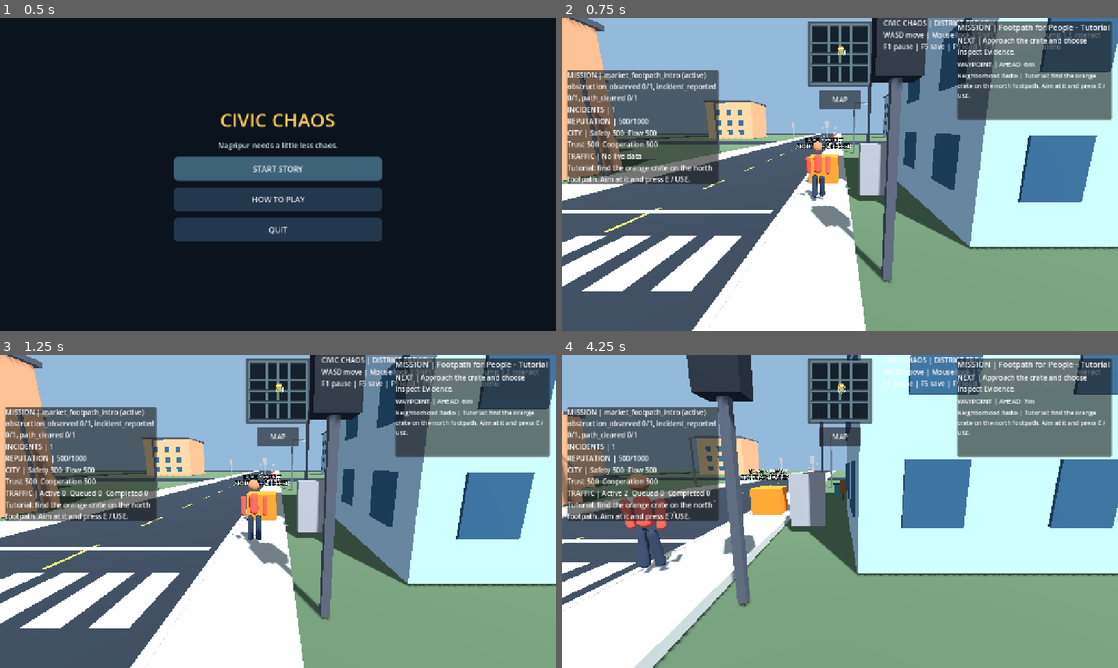
Above: before the commit, frames 1-4 (two rows, left to right).
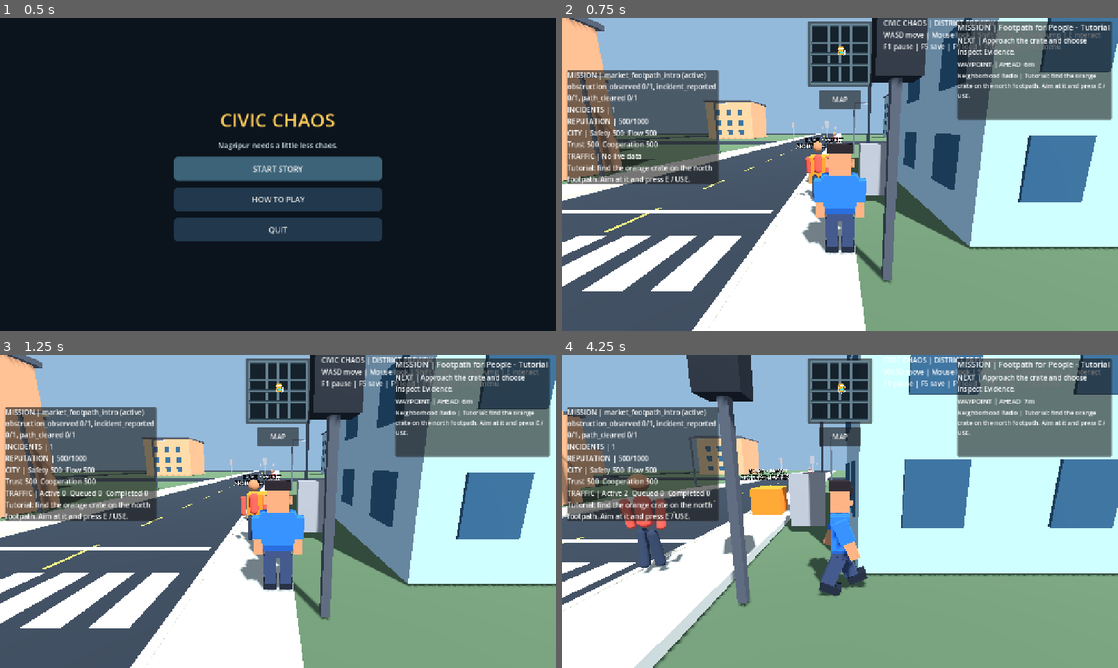
Above: after the commit, the same moments.

Repository: gauravprajapat-23/civic-chaos
Game: Godot game, scene res://scenes/core/menu.tscn
Two runs of this game, one before a commit and one after it. Both use one fixed random seed, a clock stepped at 60 frames per second and the inputs below.
Inputs (mouse positions are in pixels of both pictures, inside the frame that each line leads up to):
- Up to frame 1 (0.5 s): no input
- Up to frame 2 (0.75 s): click "START STORY" at 0.5 s
- Up to frame 3 (1.25 s): no input
- Up to frame 4 (4.25 s): click "MAP" at 1.25 s; move the mouse to (962, 495) at 2.02 s; hold D (move_right) 2.03-2.75 s; hold E (interact) 2.03-2.75 s; click (962, 495) at 2.17 s; drag from (728, 527) to (812, 574) at 2.77 s; move the mouse to (895, 442) at 3.52 s; hold D (move_right) from 3.53 s (still down); tap M at 3.6 s

Frame 1 is identical in both runs. In frame 2, 2.6% of the frame differs, in the area x 43-55%, y 40-76%; in frame 3, 2.6%; in frame 4, 2.0%.

Commit message:
feat(art): build improved player character on legacy animation pivots [skip ci]

Diff:
--- a/scripts/player/player_controller.gd
+++ b/scripts/player/player_controller.gd
@@ -14,6 +14,7 @@
 @export var interaction_distance: float = 3.0
 @export var fall_recovery_height: float = -8.0
 
+const CharacterArt = preload("res://scripts/rendering/low_poly_character.gd")
 const INTERACTION_COLLISION_MASK: int = 1 | 16 # Static world targets + nonblocking civic report posts.
 
 var _safe_spawn: Vector3 = Vector3.ZERO
@@ -38,6 +39,8 @@
 const VEHICLE_GUARD_WIDTH_M: float = 0.70
 
 func _ready() -> void:
+    CharacterArt.build(visual, Color(0.15, 0.39, 0.74), Color(0.72, 0.48, 0.33),
+        Color(0.19, 0.24, 0.35), Color(0.92, 0.72, 0.23), -0.9)
     _safe_spawn = global_position
     _gravity = float(ProjectSettings.get_setting("physics/3d/default_gravity", 9.8))
     _apply_camera_pitch()
